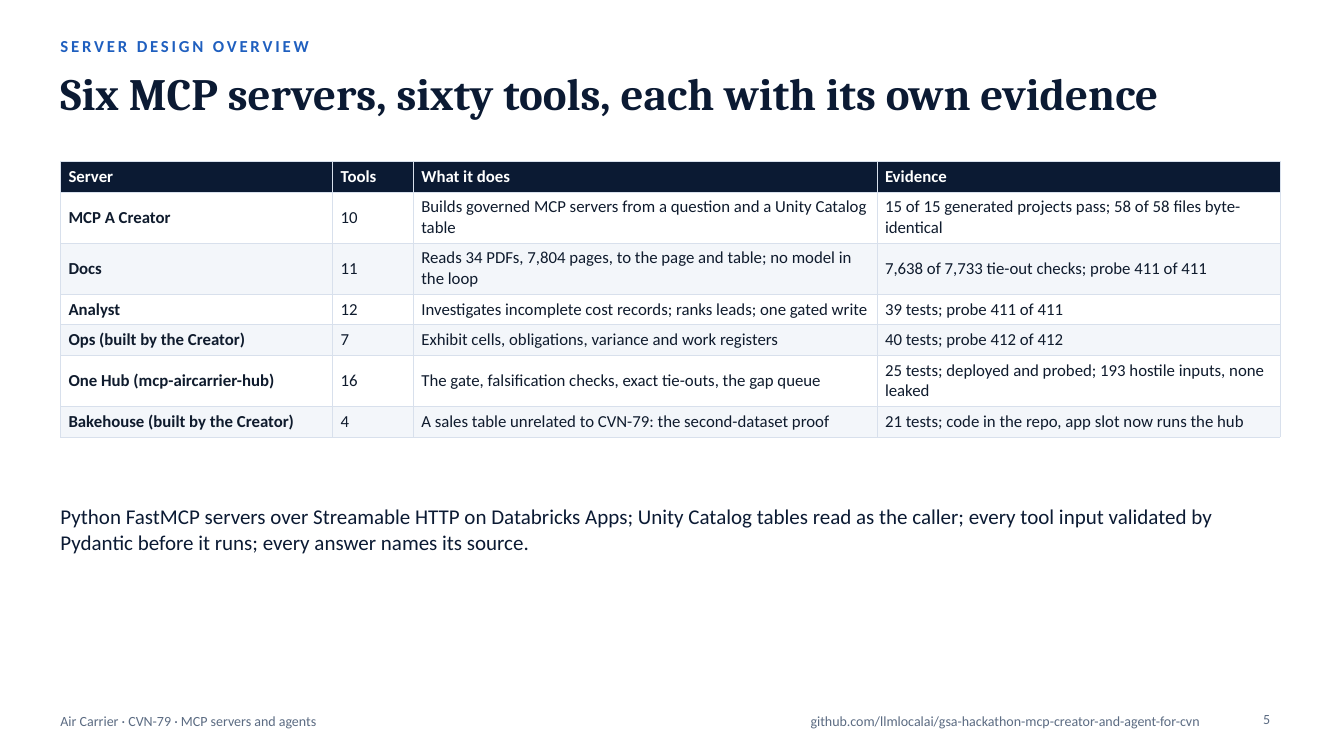
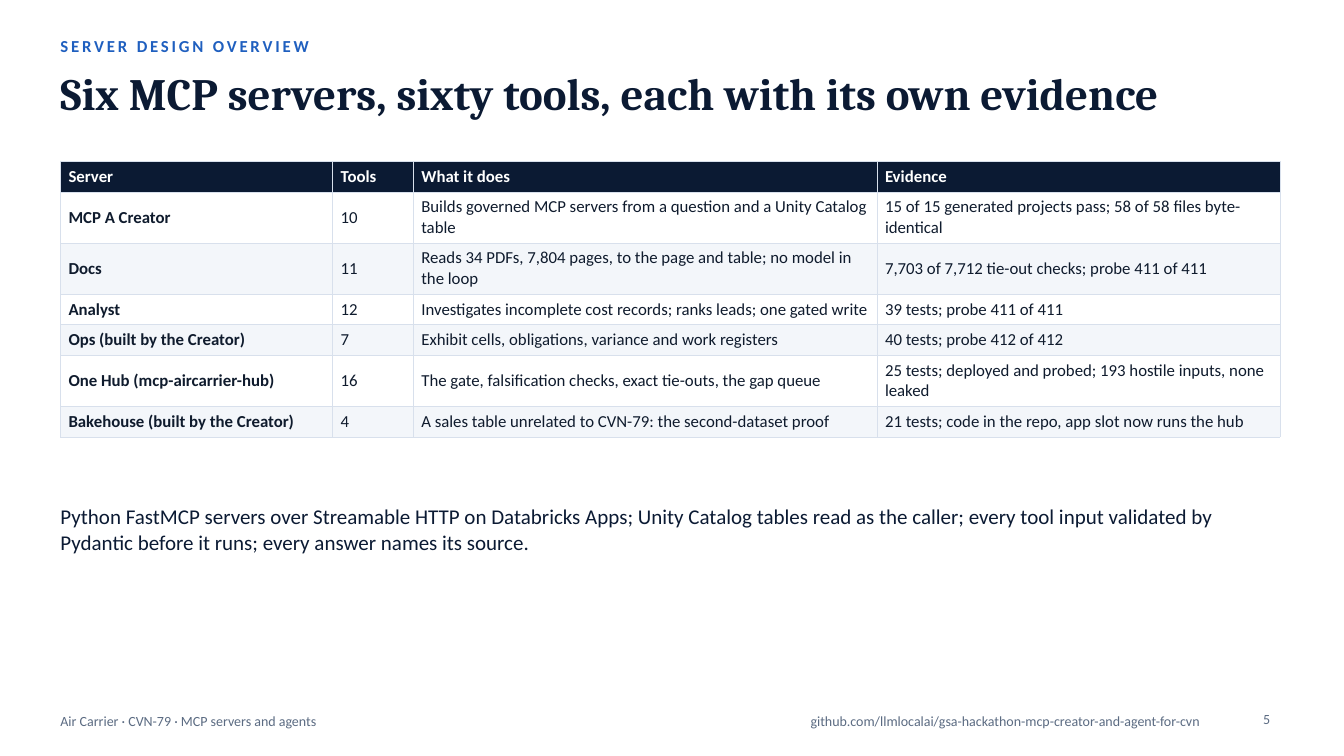
Before and after one commit to gsa-mcp-hackathon/gsa-hackathon-mcp-creator-and-agent-for-air-carrier, a slide deck: slide 5 of docs/submission/mcp-a-creator-one-hub-deck.pptx. Drawn at 1344x756 pixels with LibreOffice and Linux fonts; fonts in the diff are those of the drawing. Boxes give left, top, right and bottom in pixels: in the first picture for what was removed or moved away, otherwise in the second. Text is boxed around its words. In the diff, an @@ line names an element or a change of style, - is before the commit and + after.

```diff
--- a/docs/submission/mcp-a-creator-one-hub-deck.pptx
+++ b/docs/submission/mcp-a-creator-one-hub-deck.pptx
@@ table at [60, 161, 1280, 434] @@
-row 3, column 4: 7,638 of 7,733 tie-out checks; probe 411 of 411
+row 3, column 4: 7,703 of 7,712 tie-out checks; probe 411 of 411
```
Also in this commit, not shown: 9 other files.
